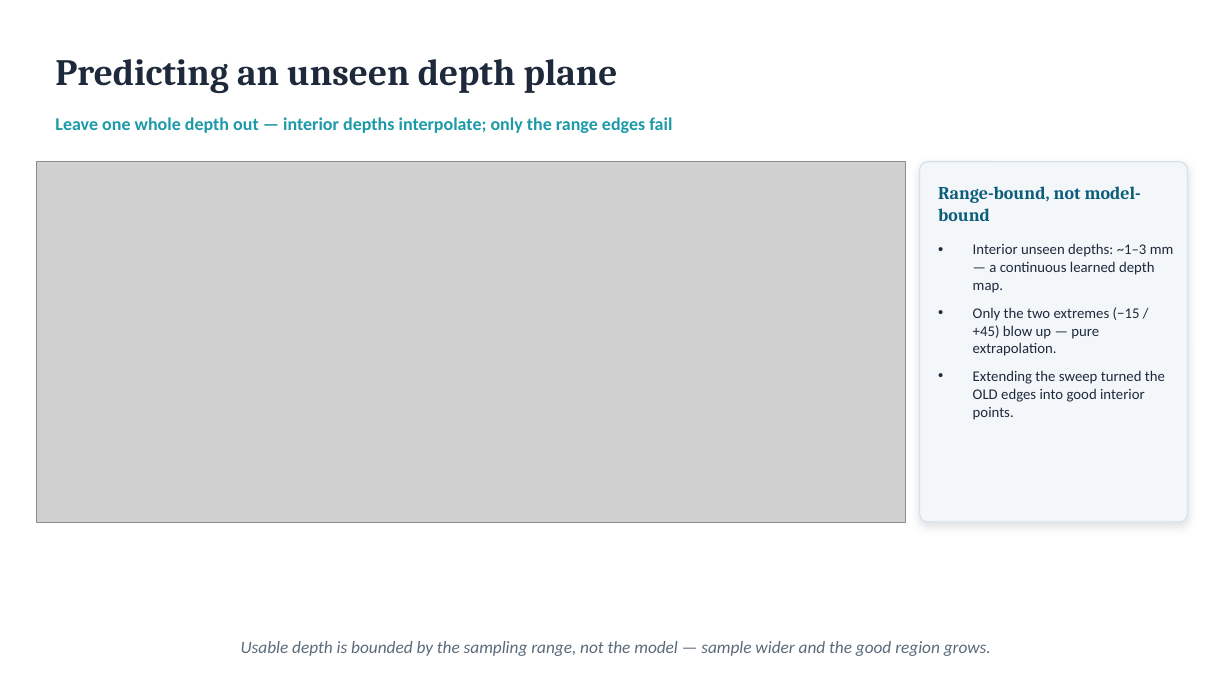
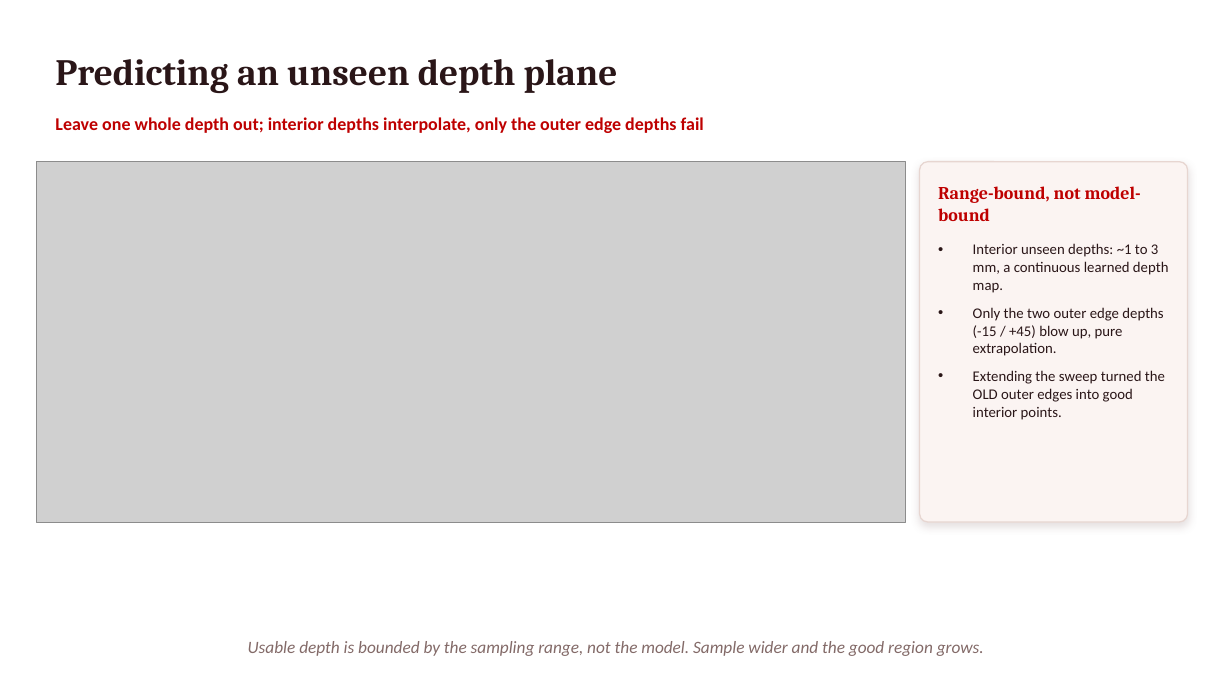
Before and after one commit to pmart1534/microwave-phantom-localization-cnn-mlp, a slide deck: slide 8 of regression_deck/Deck2_Simulated_Regression.pptx (slide 7 before the commit). Drawn at 1232x693 pixels with LibreOffice and Linux fonts; fonts in the diff are those of the drawing; grey boxes stand for pictures. Boxes give left, top, right and bottom in pixels: in the first picture for what was removed or moved away, otherwise in the second. Text is boxed around its words. In the diff, an @@ line names an element or a change of style, - is before the commit and + after.

```diff
--- a/regression_deck/Deck2_Simulated_Regression.pptx
+++ b/regression_deck/Deck2_Simulated_Regression.pptx
@@ text "Predicting an unseen depth plane" at (55, 59, 618, 93): text colour #1E293B to #2A1618 @@
@@ text at (55, 117, 704, 133): text changed; text colour #1C9AA8 to #BE0000 @@
-Leave one whole depth out — interior depths interpolate; only the range edges fail
+Leave one whole depth out; interior depths interpolate, only the outer edge depths fail
@@ rounded rectangle at (920, 162, 1188, 522): fill #F3F7FA to #FBF4F2; outline #D8E2EA 1 pt to #E7D6D1 1 pt; shadow changed @@
@@ text "Range-bound, not model-bound" at (938, 186, 1141, 221): text colour #0B5D7A to #BE0000 @@
@@ text at (973, 243, 1169, 420): text changed; text colour #1E293B to #2A1618 @@
-• Interior unseen depths: ~1–3 mm — a continuous learned depth map.
-• Only the two extremes (−15 / +45) blow up — pure extrapolation.
-• Extending the sweep turned the OLD edges into good interior points.
+• Interior unseen depths: ~1 to 3 mm, a continuous learned depth map.
+• Only the two outer edge depths (-15 / +45) blow up, pure extrapolation.
+• Extending the sweep turned the OLD outer edges into good interior points.
@@ text at (248, 641, 984, 656): text changed; text colour #5B6B7B to #836A68 @@
-Usable depth is bounded by the sampling range, not the model — sample wider and the good region grows.
+Usable depth is bounded by the sampling range, not the model. Sample wider and the good region grows.
```
Also in this commit, not shown: 8 other slides changed, 1 slide added, 14 other files.
